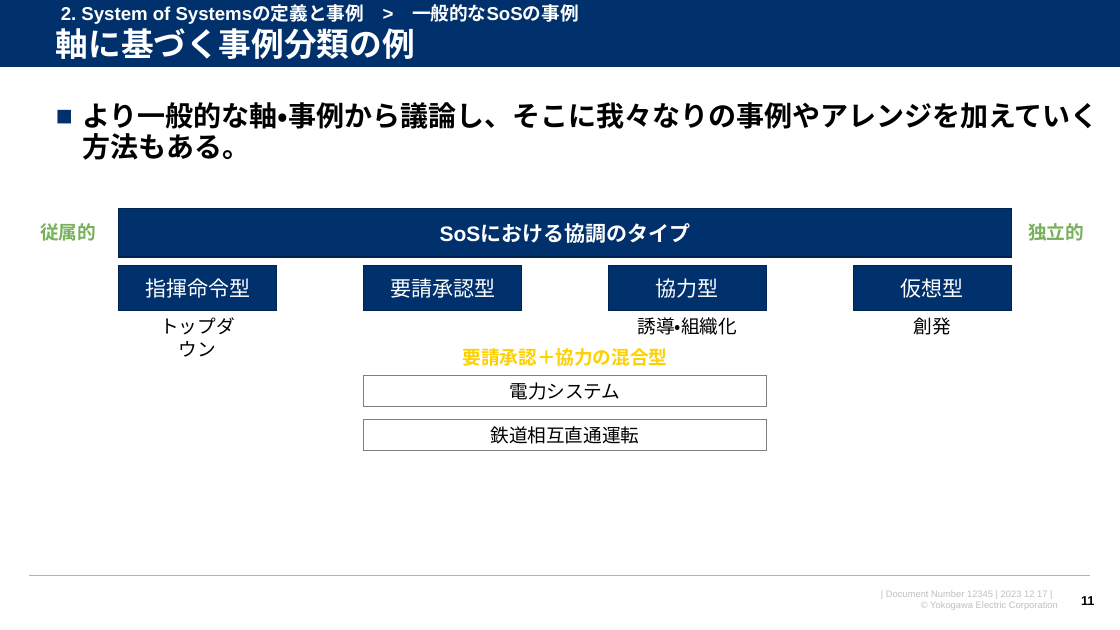
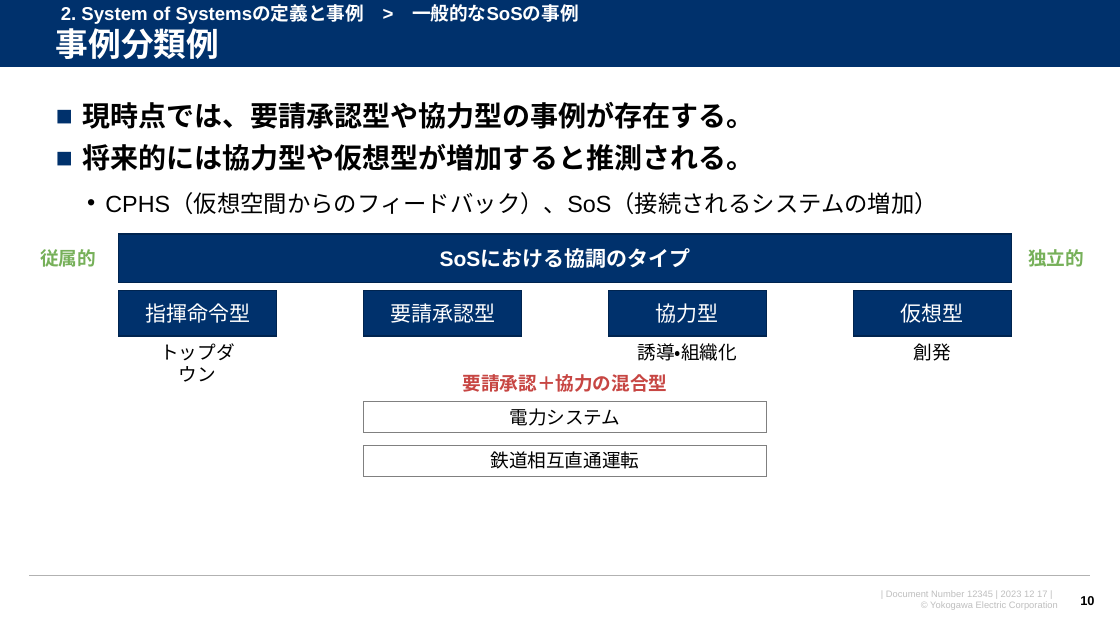
Before and after one commit to watarukumagai-git/opt, a slide deck: slide 10 of SoS/conf2023/231217_横幹連合コンファレンス_熊谷.pptx (slide 11 before the commit). Drawn at 1120x630 pixels with LibreOffice and Linux fonts; fonts in the diff are those of the drawing; background and template pictures are left out. Boxes give left, top, right and bottom in pixels: in the first picture for what was removed or moved away, otherwise in the second. Text is boxed around its words. In the diff, an @@ line names an element or a change of style, - is before the commit and + after.

```diff
--- a/SoS/conf2023/231217_横幹連合コンファレンス_熊谷.pptx
+++ b/SoS/conf2023/231217_横幹連合コンファレンス_熊谷.pptx
@@ text at [56,23,219,59]: text changed @@
-軸に基づく事例分類の例
+事例分類例
@@ text at [82,102,938,214]: text changed @@
-■ より一般的な軸・事例から議論し、そこに我々なりの事例やアレンジを加えていく方法もある。
+■ 現時点では、要請承認型や協力型の事例が存在する。
+■ 将来的には協力型や仮想型が増加すると推測される。
+  • CPHS（仮想空間からのフィードバック）、SoS（接続されるシステムの増加）
@@ text "要請承認＋協力の混合型" at [463,374,668,392]: text colour #FDD000 to #C74643 @@
@@ 7 rectangles, 6 texts: place and size @@
-7 rectangles, 6 texts at [40,209,1084,451]
+7 rectangles, 6 texts at [40,234,1084,476]
@@ page number at [1080,596,1094,605]: text changed @@
-11
+10
```
Also in this commit, not shown: 12 other slides changed, 3 slides added, 2 slides removed.
